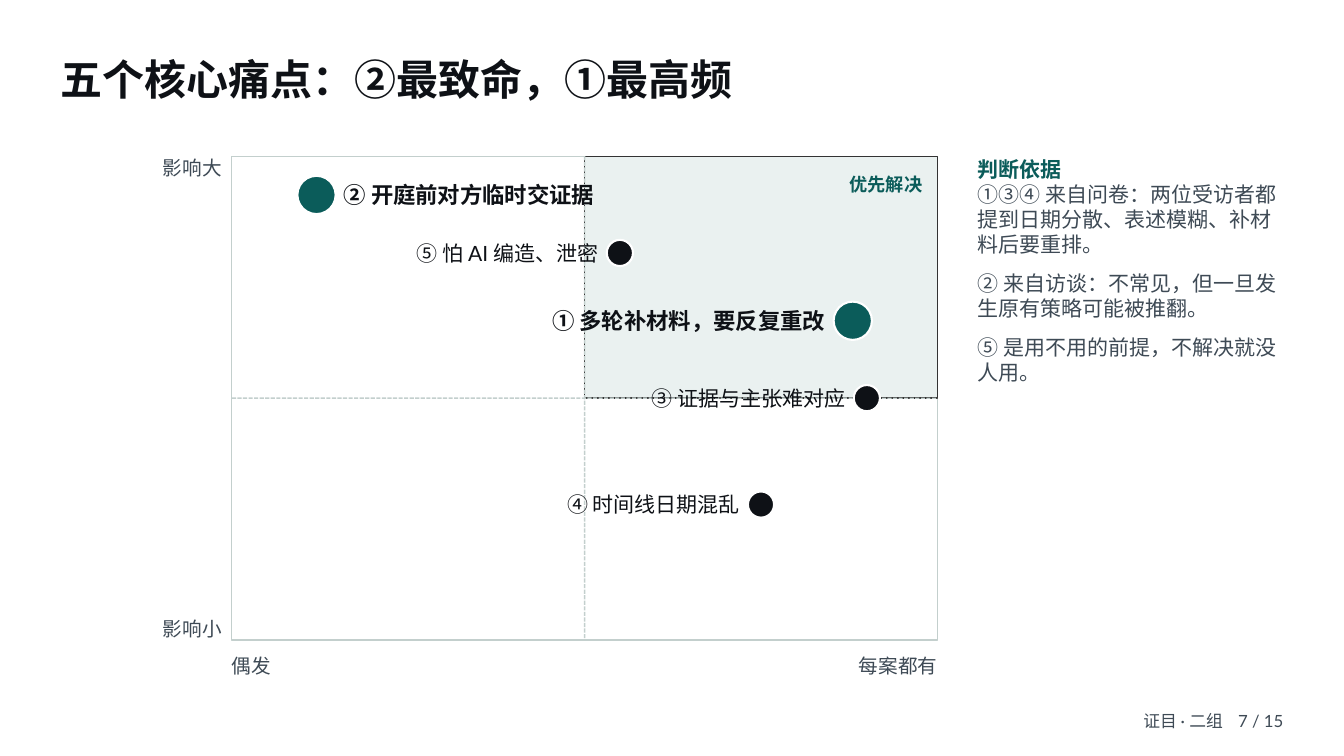
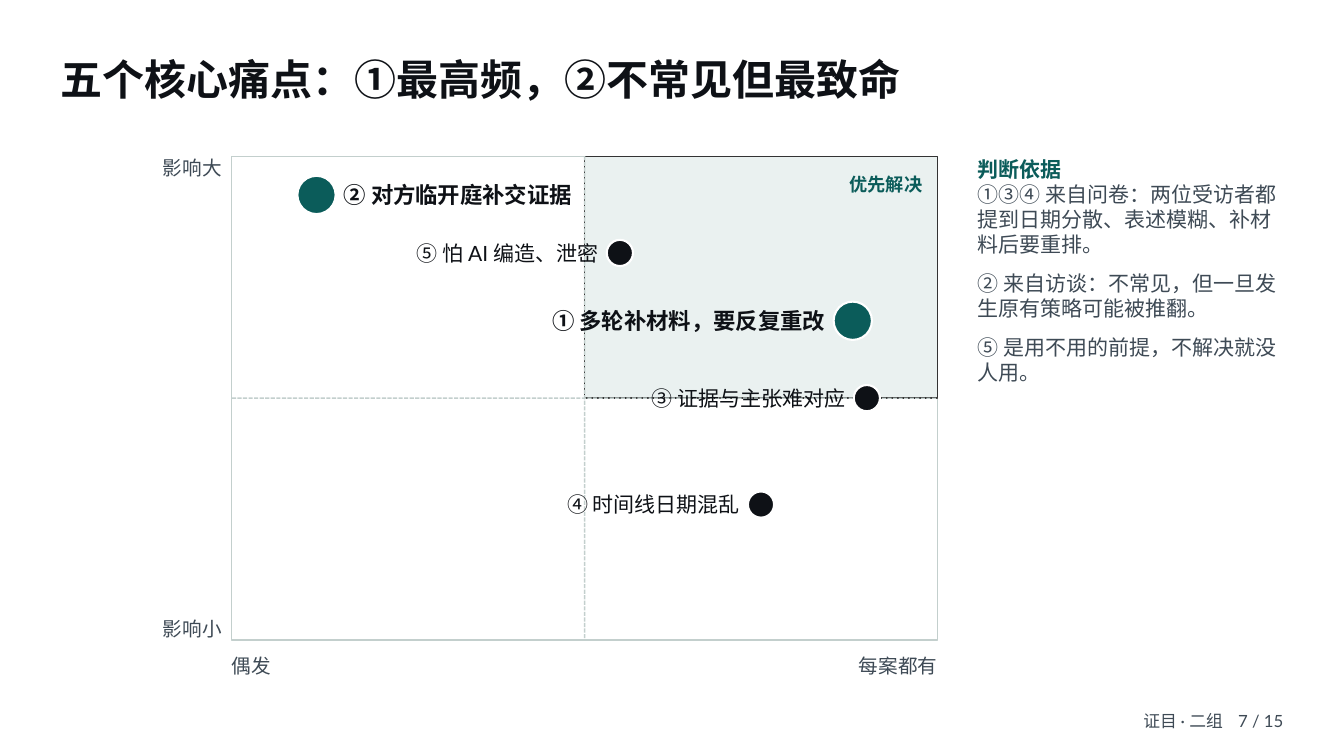
Before and after one commit to huohuo808/litigation-workbench, a slide deck: slide 7 of 06-汇报PPT（含讲稿）.pptx. Drawn at 1344x756 pixels with LibreOffice and Linux fonts; fonts in the diff are those of the drawing. Boxes give left, top, right and bottom in pixels: in the first picture for what was removed or moved away, otherwise in the second. Text is boxed around its words. In the diff, an @@ line names an element or a change of style, - is before the commit and + after.

Commit message:
统一口径「不常见但关键」：PPT 第1/4/6/7/9 页与讲稿；答辩问答第3题重写

```diff
--- a/06-汇报PPT（含讲稿）.pptx
+++ b/06-汇报PPT（含讲稿）.pptx
@@ text at (x1=60, y1=59, x2=900, y2=101): text changed @@
-五个核心痛点：②最致命，①最高频
+五个核心痛点：①最高频，②不常见但最致命
@@ text at (x1=344, y1=183, x2=572, y2=205): text changed @@
-② 开庭前对方临时交证据
+② 对方临开庭补交证据
```
Also in this commit, not shown: 4 other slides changed, 1 other file.
